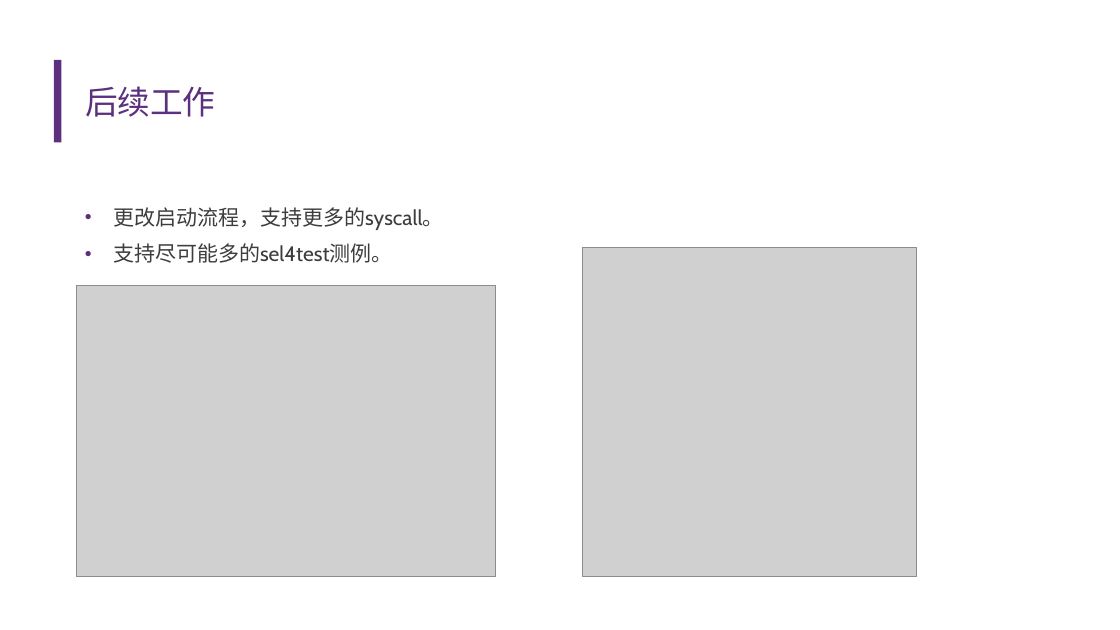
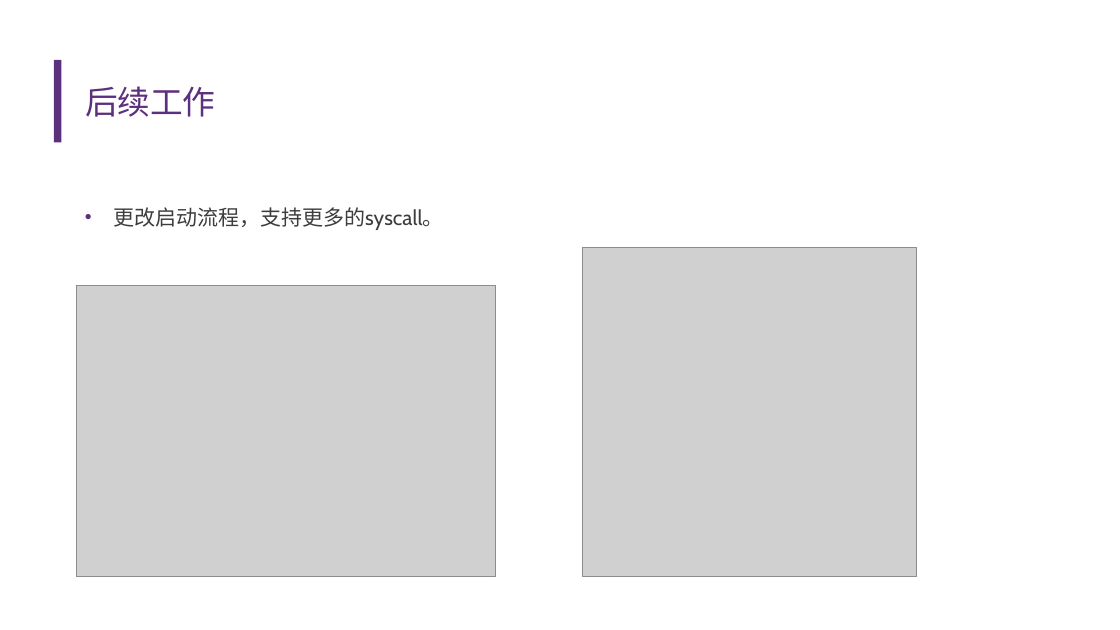
Before and after one commit to llh730/seL4-rust-implement, a slide deck: slide 11 of record/中期答辩——李龙昊.pptx. Drawn at 1120x630 pixels with LibreOffice and Linux fonts; fonts in the diff are those of the drawing; grey boxes stand for pictures; background and template pictures are left out. Boxes give left, top, right and bottom in pixels: in the first picture for what was removed or moved away, otherwise in the second. Text is boxed around its words. In the diff, an @@ line names an element or a change of style, - is before the commit and + after.

```diff
--- a/record/中期答辩——李龙昊.pptx
+++ b/record/中期答辩——李龙昊.pptx
@@ text at (113, 243, 393, 263): paragraph removed @@
-• 支持尽可能多的sel4test测例。
```
Also in this commit, not shown: 4 other slides changed, 1 slide added, 1 other file.
